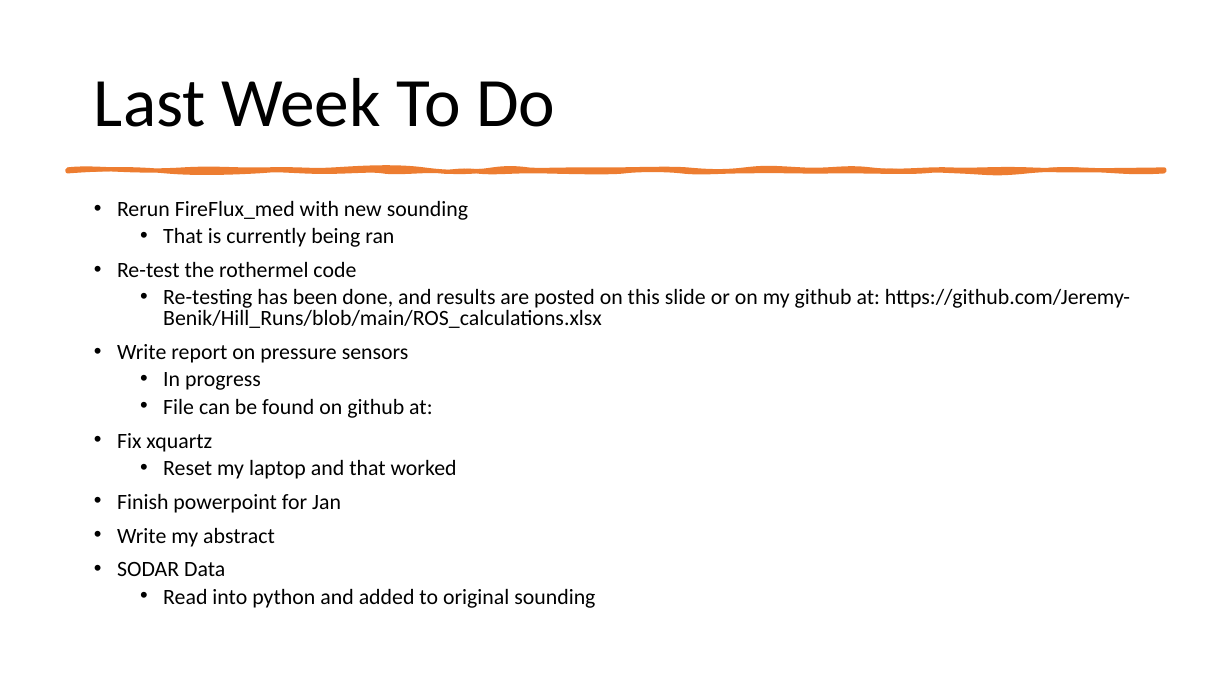
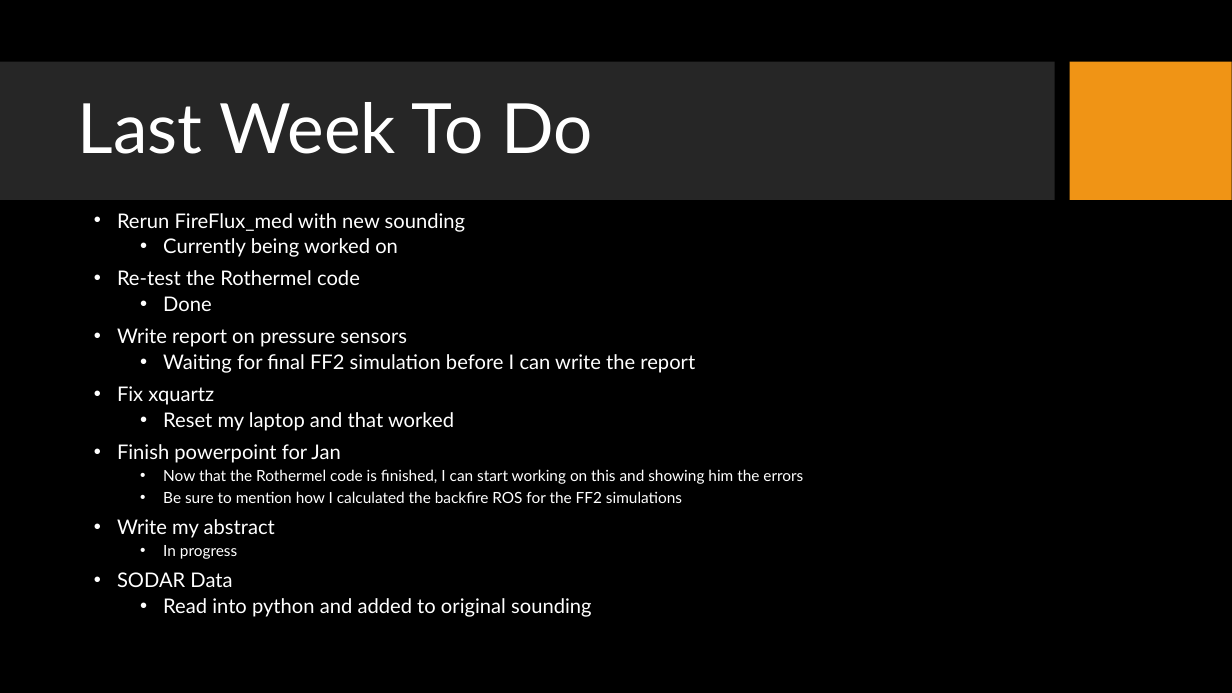
Before and after one commit to Jeremy-Benik/Meeting_Notes, a slide deck: slide 2 of 08192022_Presentation.pptx. Drawn at 1232x693 pixels with LibreOffice and Linux fonts; fonts in the diff are those of the drawing; background and template pictures are left out. Boxes give left, top, right and bottom in pixels: in the first picture for what was removed or moved away, otherwise in the second. Text is boxed around its words. In the diff, an @@ line names an element or a change of style, - is before the commit and + after.

Commit message:
Adding new powerpoints

```diff
--- a/08192022_Presentation.pptx
+++ b/08192022_Presentation.pptx
@@ background #FFFFFF to picture (left out) @@
@@ rectangle added at (x1=0, y1=62, x2=1055, y2=201), fill #262626 @@
@@ title "Last Week To Do" moved from (x1=94, y1=78, x2=555, y2=127) to (x1=78, y1=102, x2=592, y2=154) @@
@@ title "Last Week To Do" at (x1=78, y1=102, x2=592, y2=154): font Calibri to Lato, text colour #000000 to #FFFFFF @@
@@ rectangle added at (x1=1070, y1=62, x2=1232, y2=201), fill #F09415 @@
@@ freeform shape removed at (x1=67, y1=169, x2=1165, y2=171) @@
@@ text "Rerun FireFlux_med with new sounding" moved from (x1=117, y1=201, x2=1130, y2=608) to (x1=117, y1=213, x2=803, y2=617) @@
@@ text at (x1=117, y1=238, x2=398, y2=311): text changed; size 17 to 15.7 pt; font Calibri to Lato; text colour #000000 to #FFFFFF @@
-  • That is currently being ran
-• Re-test the rothermel code
-  • Re-testing has been done, and results are posted on this slide or on my github at: https://github.com/Jeremy-Benik/Hill_Runs/blob/main/ROS_calculations.xlsx
+  • Currently being worked on
+• Re-test the Rothermel code
+  • Done
@@ text at (x1=117, y1=213, x2=592, y2=617): size 17 to 15.7 pt, font Calibri to Lato, text colour #000000 to #FFFFFF in "Rerun FireFlux_med with new sounding", "Write report on pressure sensors", "Fix xquartz", "Reset my laptop and that worked" and 4 more places @@
@@ text at (x1=163, y1=354, x2=695, y2=373): text changed; size 17 to 15.7 pt; font Calibri to Lato; text colour #000000 to #FFFFFF @@
-  • In progress
-  • File can be found on github at:
+  • Waiting for final FF2 simulation before I can write the report
@@ text at (x1=163, y1=469, x2=803, y2=503): paragraphs added @@
+  • Now that the Rothermel code is finished, I can start working on this and showing him the errors
+  • Be sure to mention how I calculated the backfire ROS for the FF2 simulations
@@ text at (x1=163, y1=545, x2=237, y2=559): paragraph added @@
+  • In progress
```
Also in this commit, not shown: 4 other slides changed, 4 slides added, 1 other file.
